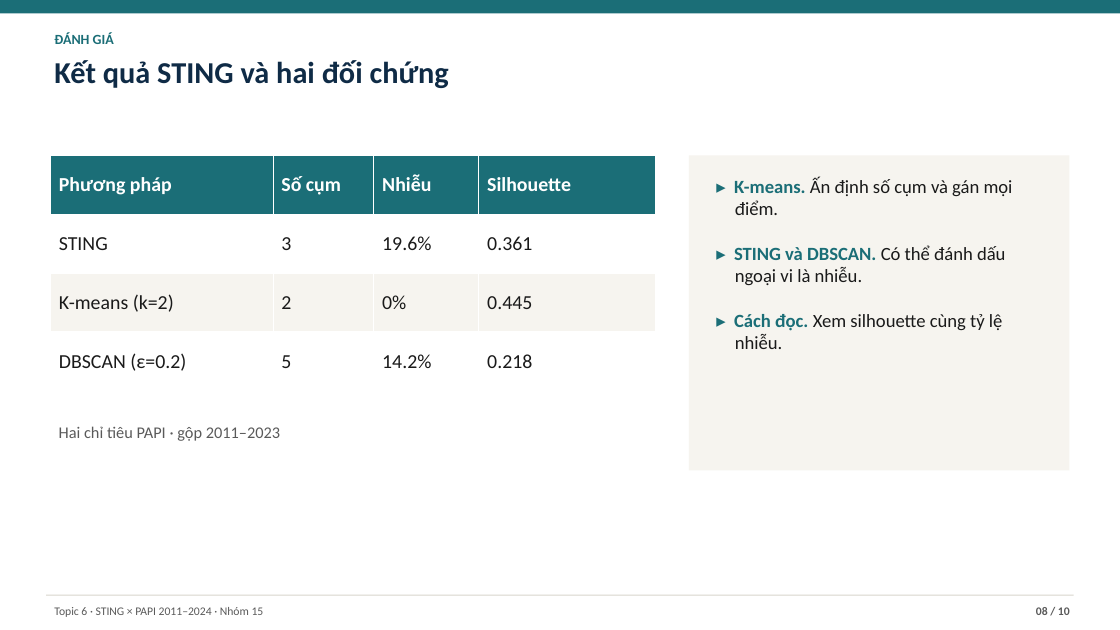
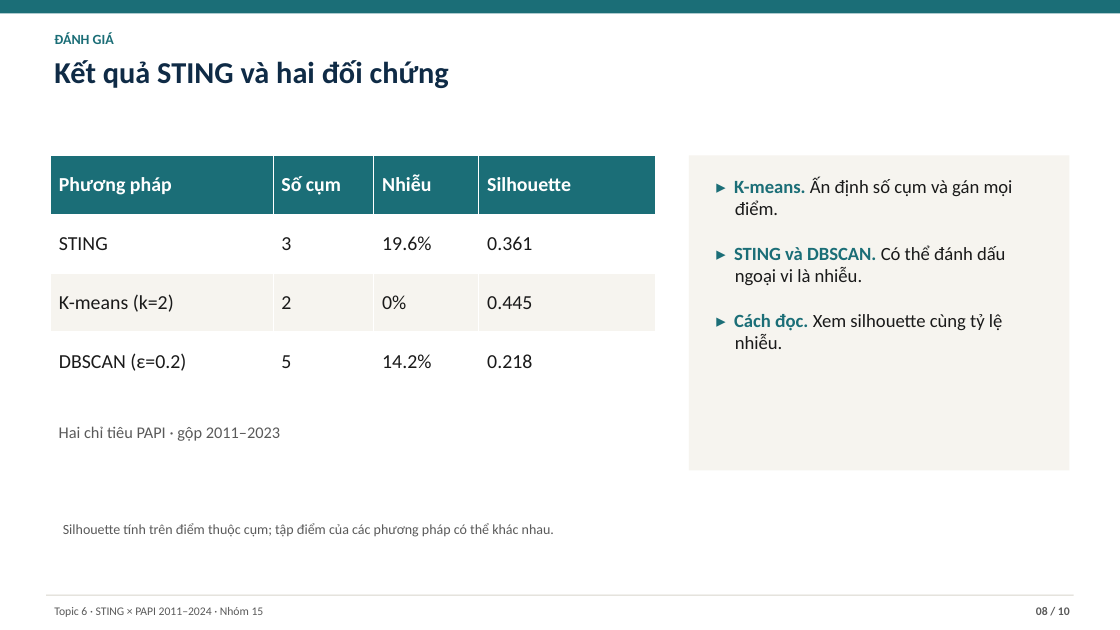
Before and after one commit to JasonTM17/Grid_Based_Sociology, a slide deck: slide 8 of slides/submission.pptx. Drawn at 1120x630 pixels with LibreOffice and Linux fonts; fonts in the diff are those of the drawing. Boxes give left, top, right and bottom in pixels: in the first picture for what was removed or moved away, otherwise in the second. Text is boxed around its words. In the diff, an @@ line names an element or a change of style, - is before the commit and + after.

```diff
--- a/slides/submission.pptx
+++ b/slides/submission.pptx
@@ text added at bbox=[63, 523, 554, 537], 12 pt, text #5A5A5A @@
+Silhouette tính trên điểm thuộc cụm; tập điểm của các phương pháp có thể khác nhau.
```
Also in this commit, not shown: 1 other slide changed, 28 other files.
